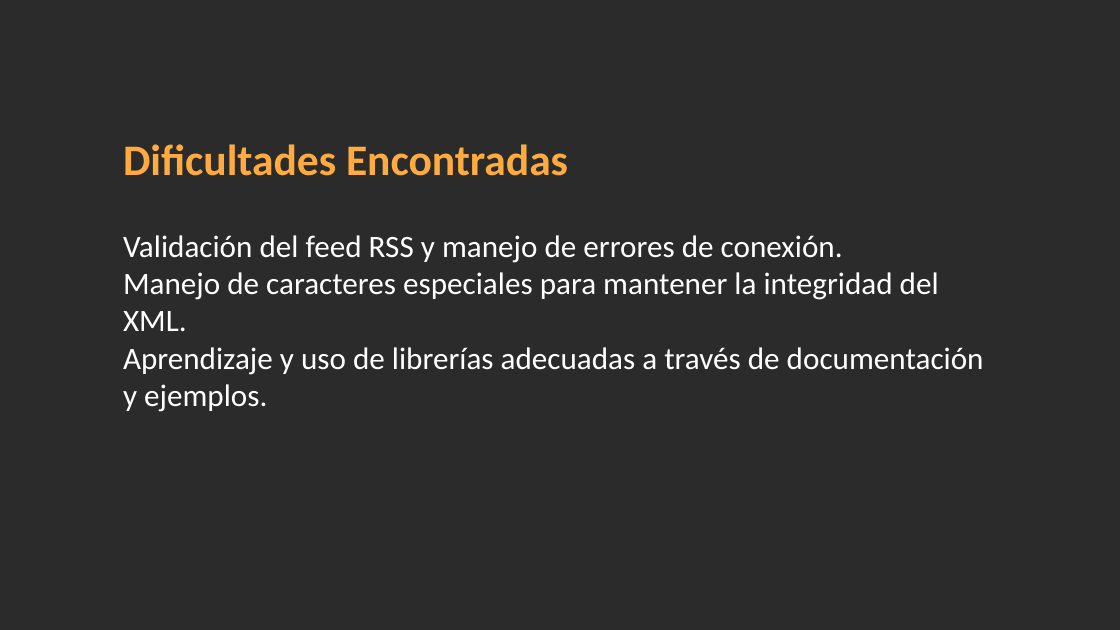
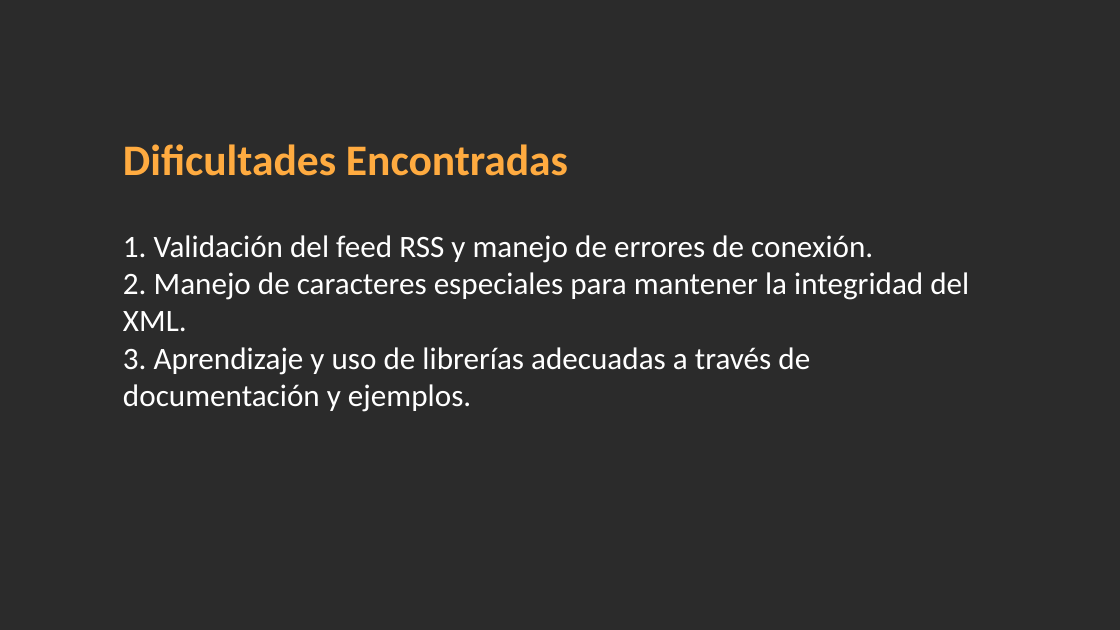
Before and after one commit to Alexfh94/EjercicioXML, a slide deck: slide 8 of PresentacionXML.pptx (slide 7 before the commit). Drawn at 1120x630 pixels with LibreOffice and Linux fonts; fonts in the diff are those of the drawing; background and template pictures are left out; a plain dark background stands for a picture behind light text. Boxes give left, top, right and bottom in pixels: in the first picture for what was removed or moved away, otherwise in the second. Text is boxed around its words. In the diff, an @@ line names an element or a change of style, - is before the commit and + after.

```diff
--- a/PresentacionXML.pptx
+++ b/PresentacionXML.pptx
@@ text at (123, 235, 969, 412): text changed @@
-Validación del feed RSS y manejo de errores de conexión.
-Manejo de caracteres especiales para mantener la integridad del XML.
-Aprendizaje y uso de librerías adecuadas a través de documentación y ejemplos.
+1. Validación del feed RSS y manejo de errores de conexión.
+2. Manejo de caracteres especiales para mantener la integridad del XML.
+3. Aprendizaje y uso de librerías adecuadas a través de documentación y ejemplos.
```
Also in this commit, not shown: 7 other slides changed, 1 slide added.
